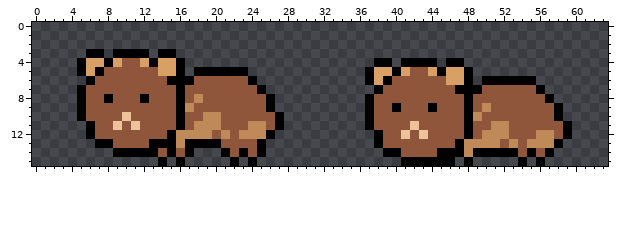
Pixel-art sprite -- LD-36/Assets/Resources/Hamster/Hamster_idle.png. The picture above is the old version.
The file is 64x16 pixels.
After the commit:
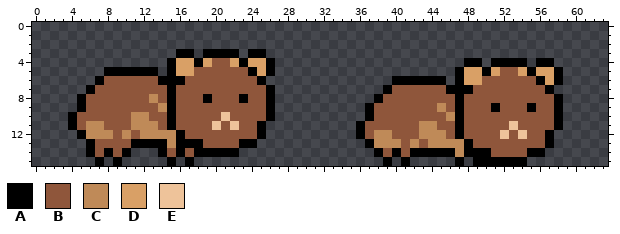
Palette (. is transparent): A #000000  B #8f563b  C #bf8a58  D #d9a066  E #eec39a
Log entry: Fix hamster sprites, background images setup
Edits made:
Changed rows in their new state; - is an unchanged pixel.
first column x 4:
 3 --..-....-..AA-AAAA-AA----------------------------------
 4 -..........ADDADBBDADDA-----------..-....-..AA-AAAA-AA--
 5 -...AAAAAA.ADDBBBBBBADA----------..........ADDADBBDADDA-
 6 --.A------A--B------BA-----------...AAAAAA.ADDBBBBBBADA-
 7 -.A--------AB--------BA-----------.A------A--B------BA--
 8 ----B---BC-AB-BA---A-------------.A--------AB--------BA-
 9 ----------CABB----------------------B---BC-AB-BA---A----
10 AB----BCC--AB--BBE----A.------------------CABB----------
11 ABCC-B-CCC-AB-BBE-E-BA..--------AB----BCC--AB--BBE----A.
12 -ACCC-C-CCCCABBB-B-BBA.---------ABCC-B-CCC-AB-BBE-E-BA..
13 --ABB--AA--CA--BB--AA.-----------ACCC-C-CCCCABBB-B-BBA.-
14 --ABAB-...ABABAAA-A...------------AB--AAA--CA--BBB--A.--
15 ---A-A----.A.A----.-.--------------A--.....A.AAAAA--.---
Boxes around the changes in both pictures, in picture pixels (x1, y1, x2, y2):
changed: (68, 49, 284, 166)
changed: (356, 58, 572, 166)
